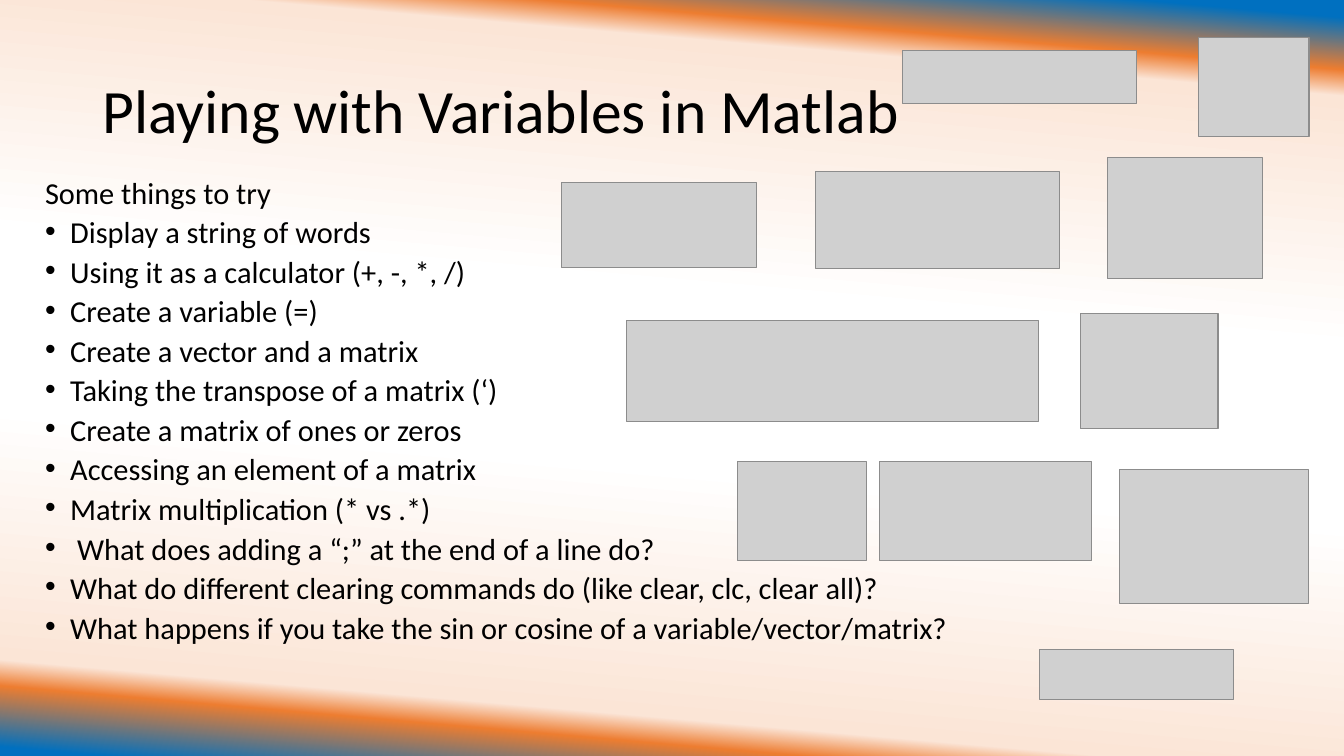
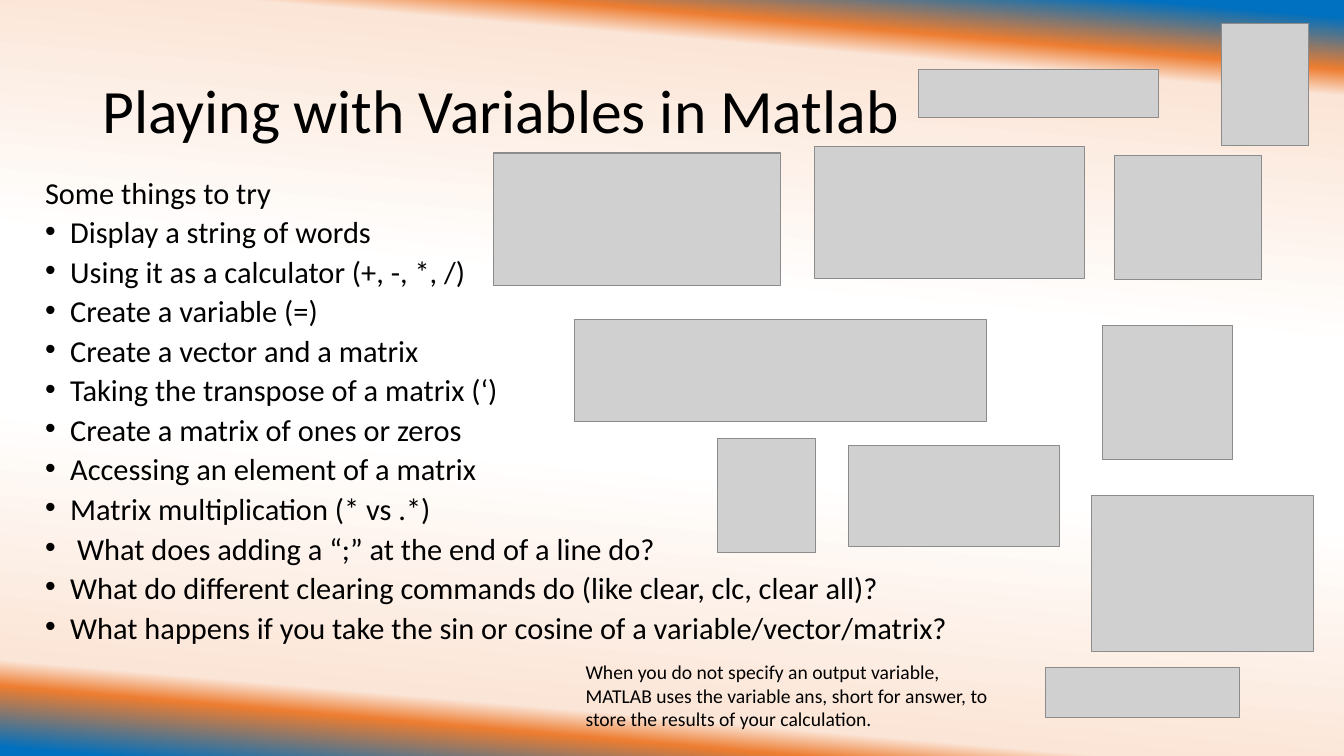
Before and after one commit to ehuemill/Intro-to-Matlab, a slide deck: slide 5 of University of Illinois REU Introduction to Matlab Day 1.pptx. Drawn at 1344x756 pixels with LibreOffice and Linux fonts; fonts in the diff are those of the drawing; grey boxes stand for pictures. Boxes give left, top, right and bottom in pixels: in the first picture for what was removed or moved away, otherwise in the second. Text is boxed around its words. In the diff, an @@ line names an element or a change of style, - is before the commit and + after.

```diff
--- a/University of Illinois REU Introduction to Matlab Day 1.pptx
+++ b/University of Illinois REU Introduction to Matlab Day 1.pptx
@@ picture: place and size @@
-picture at (1199, 37, 1310, 136)
+picture at (1222, 23, 1309, 145)
@@ picture removed at (902, 50, 1136, 104) @@
@@ picture added at (919, 70, 1158, 118) @@
@@ picture: place and size @@
-picture at (816, 171, 1060, 268)
+picture at (815, 146, 1085, 278)
@@ picture added at (493, 153, 780, 285) @@
@@ picture: place and size @@
-picture at (1107, 158, 1263, 279)
+picture at (1115, 155, 1262, 279)
@@ picture removed at (562, 182, 756, 267) @@
@@ picture: place and size @@
-picture at (626, 321, 1038, 421)
+picture at (575, 320, 987, 420)
@@ picture: place and size @@
-picture at (1081, 314, 1219, 430)
+picture at (1103, 326, 1233, 459)
@@ picture added at (718, 439, 816, 554) @@
@@ picture: place and size @@
-picture at (880, 462, 1092, 562)
+picture at (849, 446, 1060, 546)
@@ picture removed at (737, 462, 866, 562) @@
@@ picture: place and size @@
-picture at (1120, 470, 1310, 603)
+picture at (1092, 496, 1314, 652)
@@ text added at (586, 665, 988, 732), 14 pt, text #000000 @@
+When you do not specify an output variable, MATLAB uses the variable ans, short for answer, to store the results of your calculation.
@@ picture: place and size @@
-picture at (1040, 649, 1234, 700)
+picture at (1046, 667, 1240, 718)
```
Also in this commit, not shown: 7 other slides changed, 4 slides added, 1 slide removed, 5 other files.
